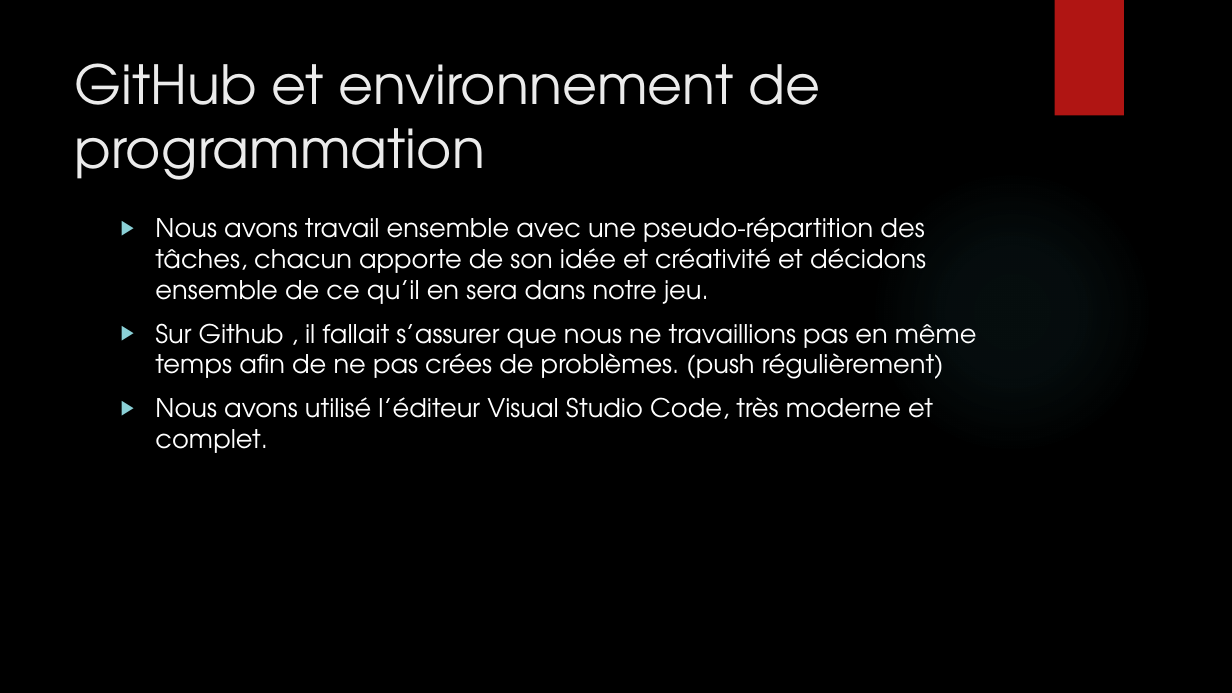
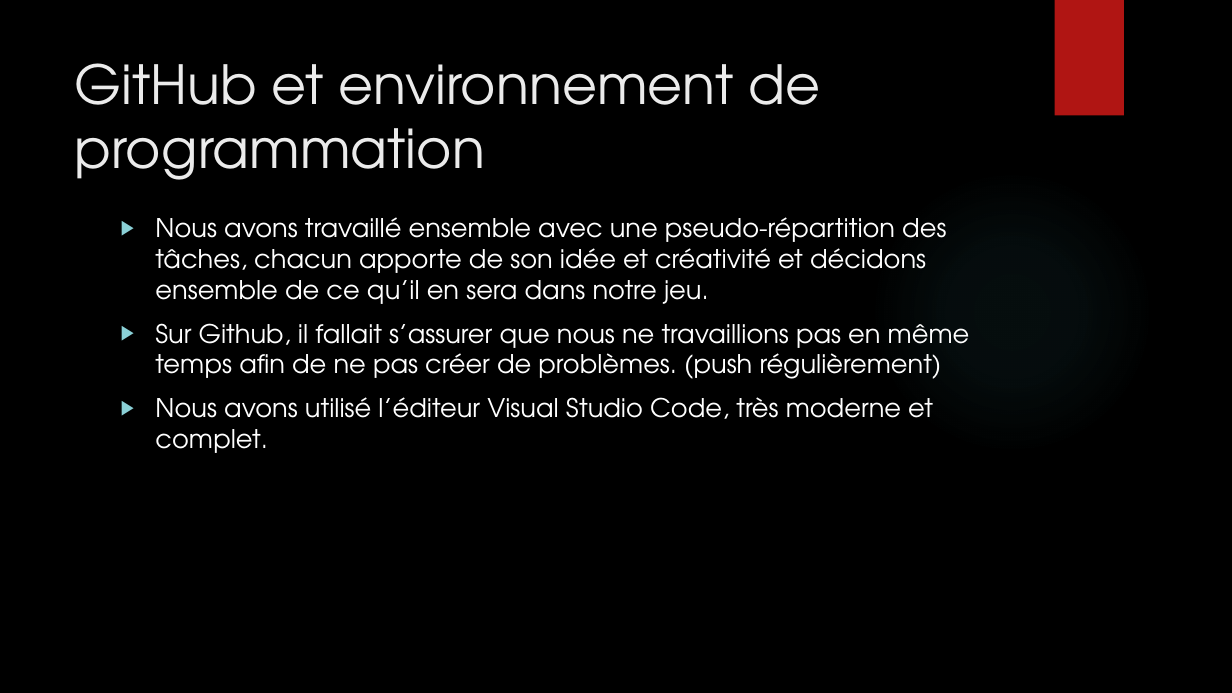
Before and after one commit to Bugnon/oc-2021, a slide deck: slide 6 of src/projet/projet3/Powerpoint_pacman.pptx. Drawn at 1232x693 pixels with LibreOffice and Linux fonts; fonts in the diff are those of the drawing; background and template pictures are left out. Boxes give left, top, right and bottom in pixels: in the first picture for what was removed or moved away, otherwise in the second. Text is boxed around its words. In the diff, an @@ line names an element or a change of style, - is before the commit and + after.

Commit message:
Powerpoint updated

```diff
--- a/src/projet/projet3/Powerpoint_pacman.pptx
+++ b/src/projet/projet3/Powerpoint_pacman.pptx
@@ text at bbox=[155, 217, 970, 379]: text changed @@
-▶ Nous avons travail ensemble avec une pseudo-répartition des tâches, chacun apporte de son idée et créativité et décidons ensemble de ce qu’il en sera dans notre jeu.
-▶ Sur Github , il fallait s’assurer que nous ne travaillions pas en même temps afin de ne pas crées de problèmes. (push régulièrement)
+▶ Nous avons travaillé ensemble avec une pseudo-répartition des tâches, chacun apporte de son idée et créativité et décidons ensemble de ce qu’il en sera dans notre jeu.
+▶ Sur Github, il fallait s’assurer que nous ne travaillions pas en même temps afin de ne pas créer de problèmes. (push régulièrement)
```
Also in this commit, not shown: 2 other slides changed, 5 slides added, 5 slides removed.
